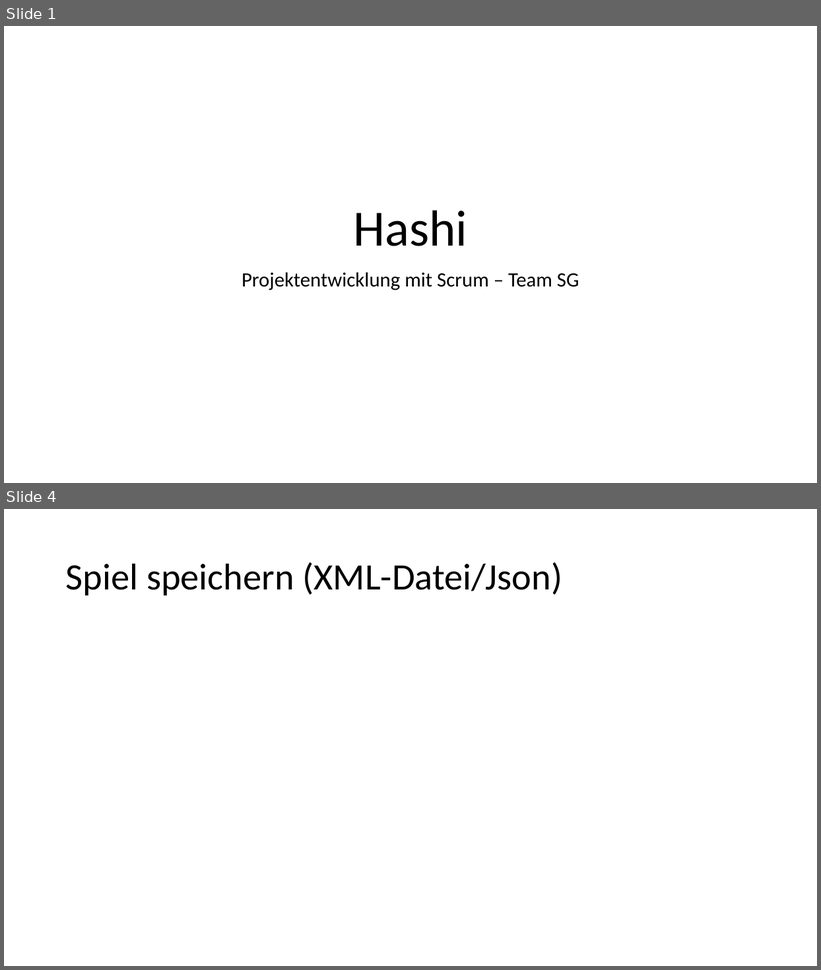
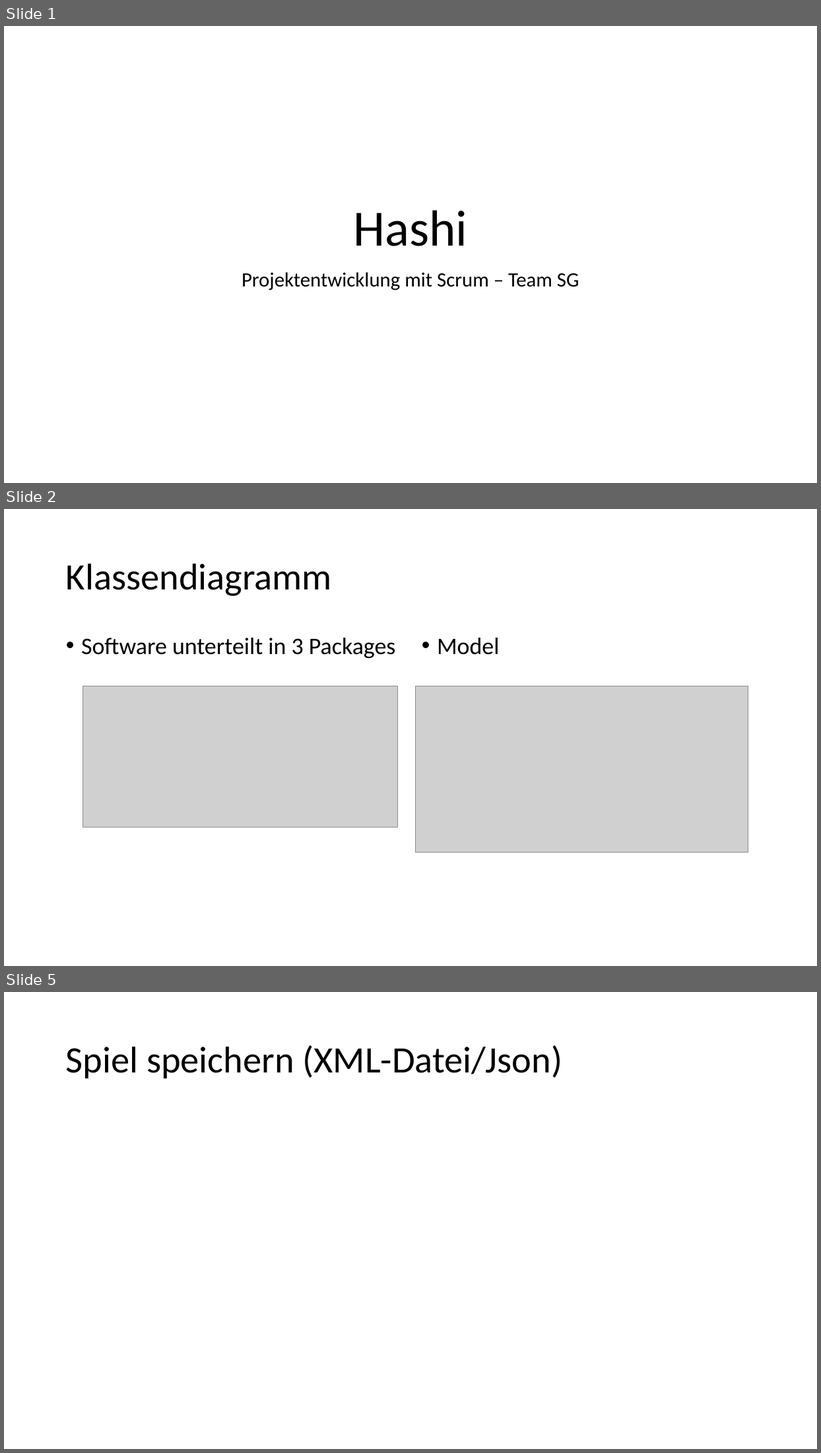
Before and after one commit to SWEHashiSG/hashi, a slide deck: documentation/Präsentation_Hashi_TeamSG.pptx. Shown one above the other, each under a label of ours: slides 1 and 4 before the commit, slides 1, 2 and 5 after it; the slides between them are not shown. The pictures are 821x970 and 821x1453 pixels, drawn with LibreOffice and Linux fonts; fonts in the diff are those of the drawing; grey boxes stand for pictures. Boxes give left, top, right and bottom in pixels: in the first picture for what was removed or moved away, otherwise in the second. Text is boxed around its words. In the diff, an @@ line names an element or a change of style, - is before the commit and + after.

```diff
--- a/documentation/Präsentation_Hashi_TeamSG.pptx
+++ b/documentation/Präsentation_Hashi_TeamSG.pptx
@@ slide 2 added at [4,509,817,966], background #FFFFFF @@
@@ title added at [66,563,332,596], 44 pt, text #000000 @@
+Klassendiagramm
@@ text added at [81,638,396,658], 28 pt, text #000000 @@
+• Software unterteilt in 3 Packages
@@ text added at [437,638,499,655], 28 pt, text #000000 @@
+• Model
@@ picture added at [83,686,398,827] @@
@@ picture added at [416,686,748,852] @@
@@ what was slide 4 is now slide 5 @@
```
Also in this commit, not shown: 1 slide changed, 2 other slides added, 1 slide removed.
